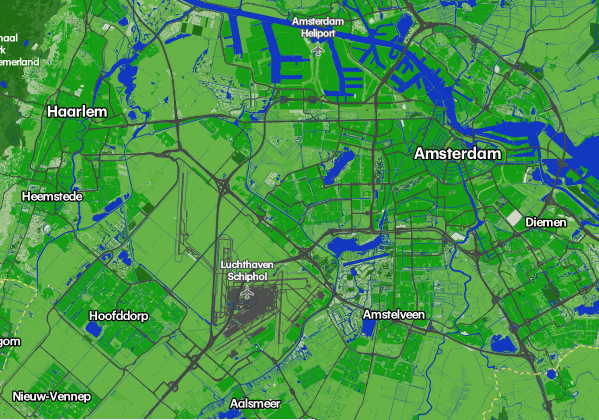
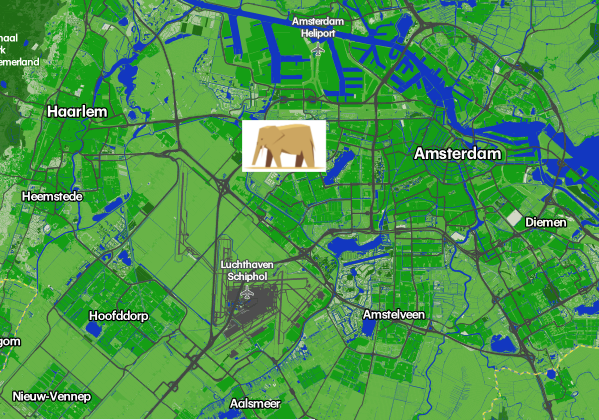
Layered file, before and after one edit (w=599, h=420). Changes by layer:
added layer "Pasted Layer #1" above "Layer" over [242, 120, 327, 172]
